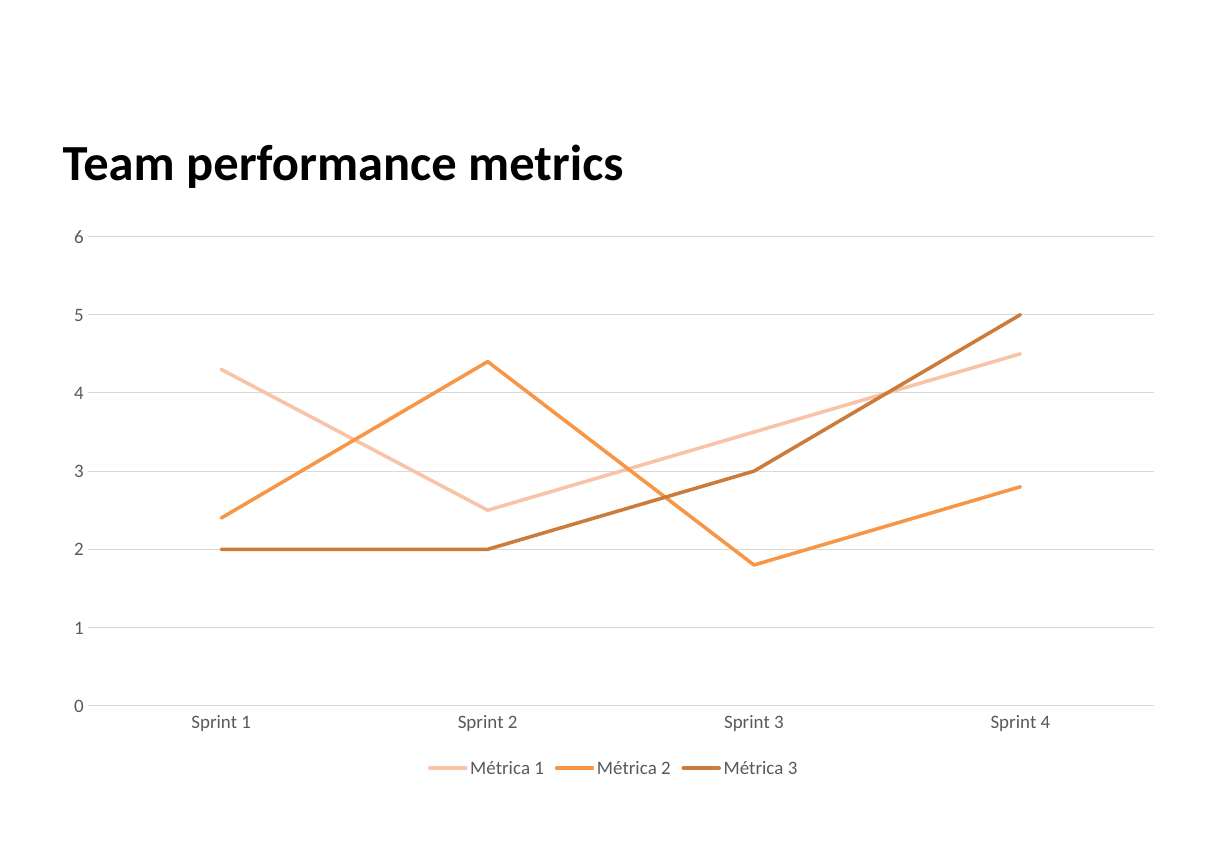
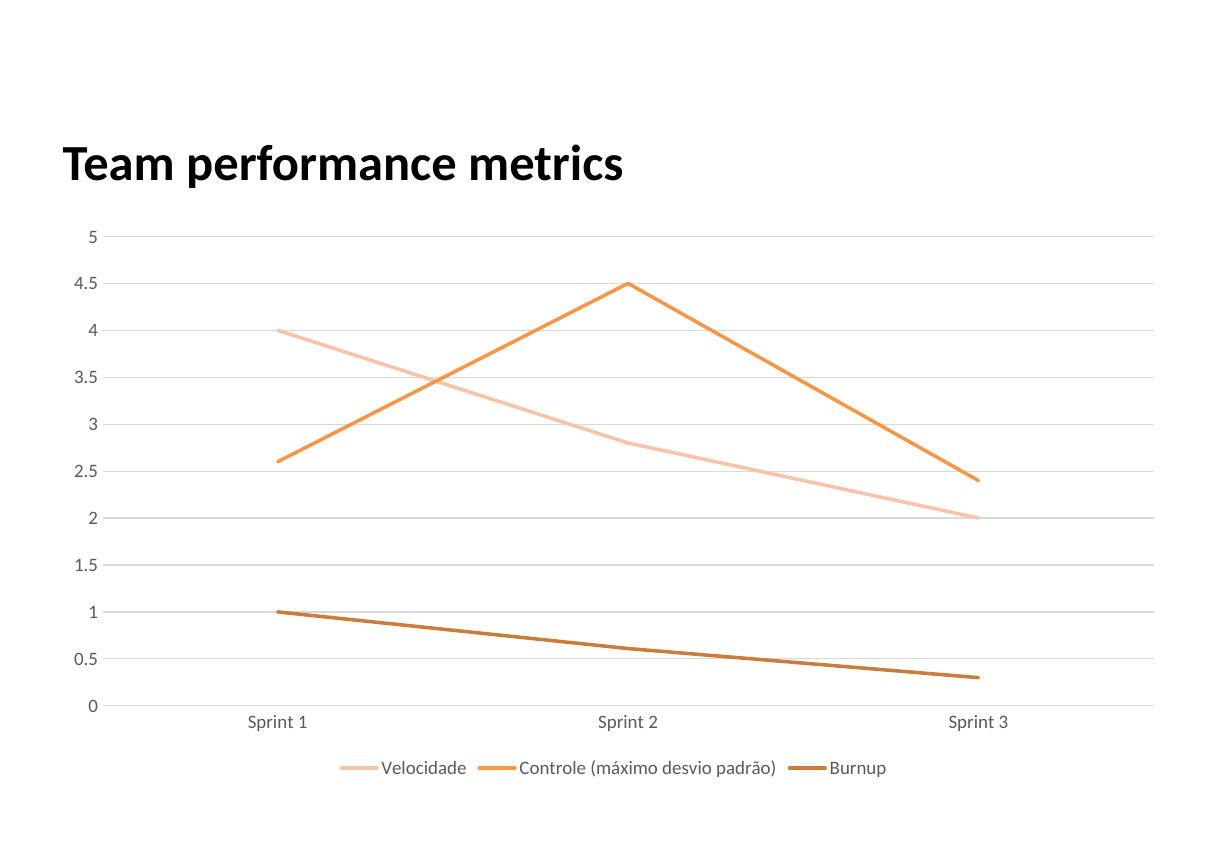
Before and after one commit to Diogosadias/LEI_PI_SEM3, a slide deck: slide 12 of docs/Sprint3/LAPR3 - Sprint 3 Status Report.pptx. Drawn at 1232x853 pixels with LibreOffice and Linux fonts; fonts in the diff are those of the drawing; background and template pictures are left out. Boxes give left, top, right and bottom in pixels: in the first picture for what was removed or moved away, otherwise in the second. Text is boxed around its words. In the diff, an @@ line names an element or a change of style, - is before the commit and + after.

```diff
--- a/docs/Sprint3/LAPR3 - Sprint 3 Status Report.pptx
+++ b/docs/Sprint3/LAPR3 - Sprint 3 Status Report.pptx
@@ line chart at [51, 214, 1176, 784] @@
-categories: Sprint 1, Sprint 2, Sprint 3, Sprint 4
+categories: Sprint 1, Sprint 2, Sprint 3
-Métrica 1: 4.3, 2.5, 3.5, 4.5
+Velocidade: 4, 2.8, 2
-Métrica 2: 2.4, 4.4, 1.8, 2.8
+Controle (máximo desvio padrão): 2.6, 4.5, 2.4
-Métrica 3: 2, 2, 3, 5
+Burnup: 1, 0.6, 0.3
```
Also in this commit, not shown: 2 other slides changed.
